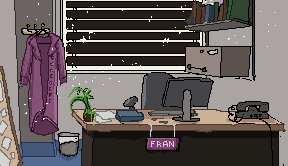
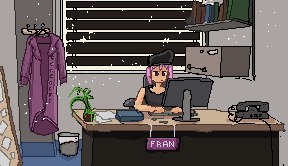
Layered file, before and after one edit (288×166). Changes by layer:
hid "Layer 29" over (128, 49, 183, 114)
